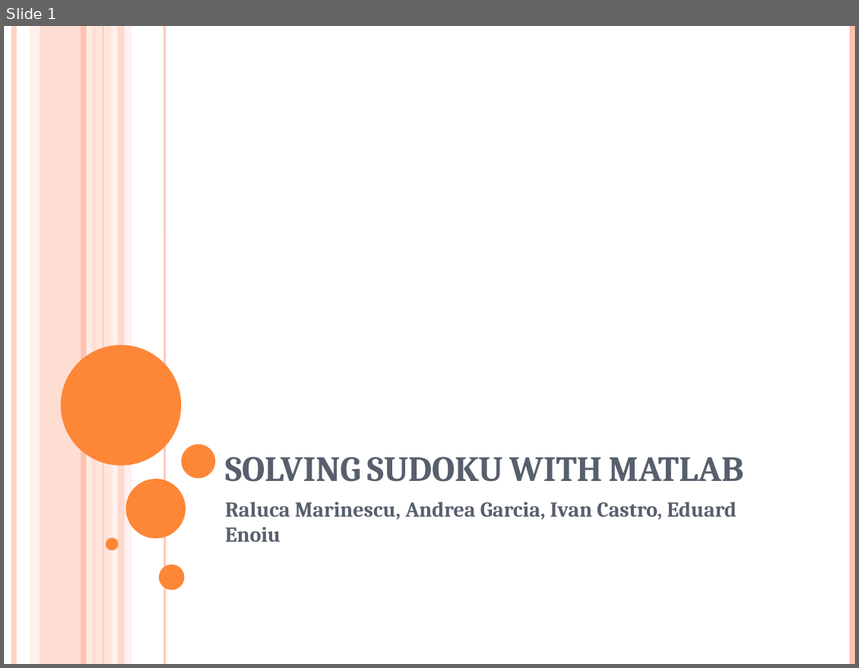
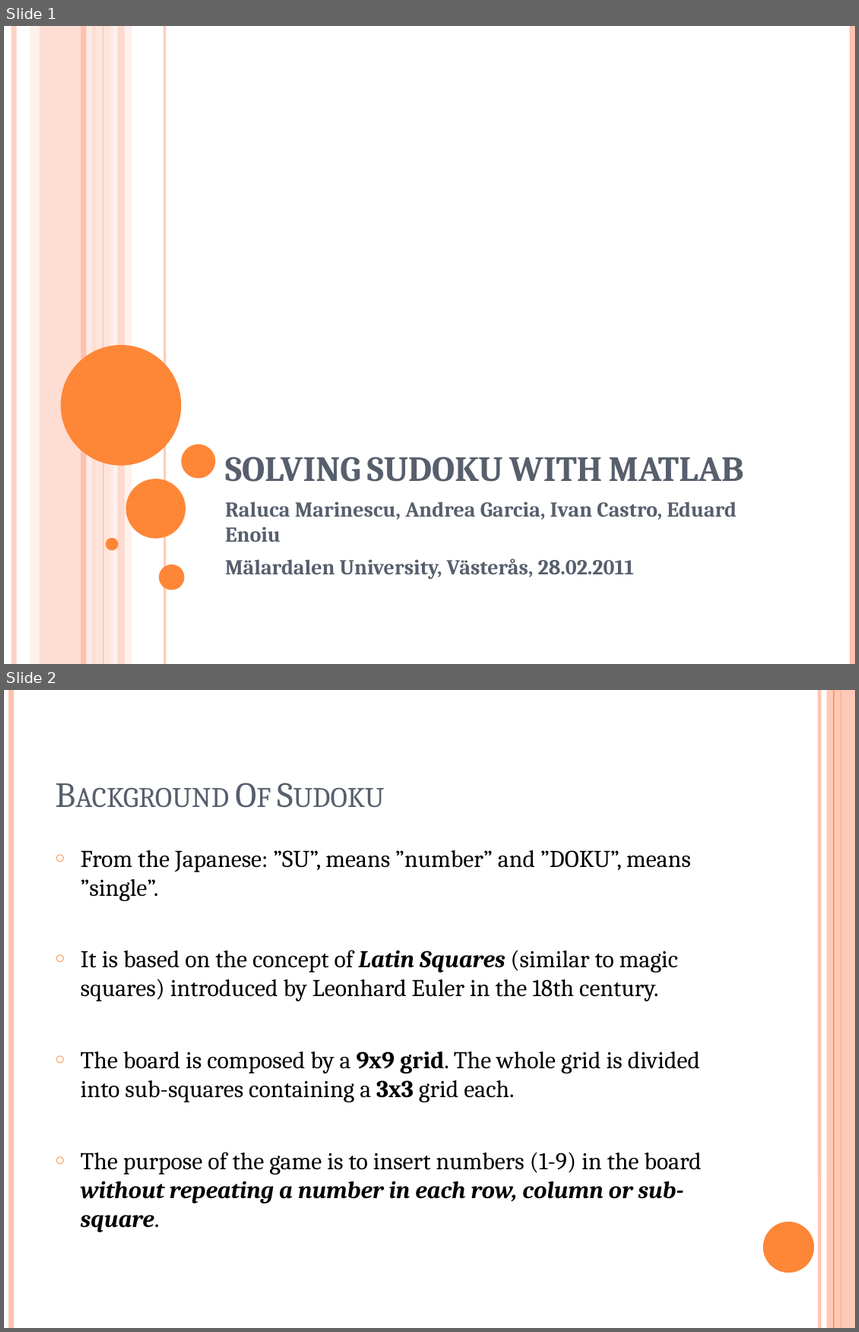
Before and after one commit to VivekVeeri/i-sudoku-matlab, a slide deck: doc/SOLVING SUDOKU WITH MATLAB.pptx. Shown one above the other, each under a label of ours: slide 1 before the commit, slides 1 and 2 after it. The pictures are 859x668 and 859x1332 pixels, drawn with LibreOffice and Linux fonts; fonts in the diff are those of the drawing. Boxes give left, top, right and bottom in pixels: in the first picture for what was removed or moved away, otherwise in the second. Text is boxed around its words. In the diff, an @@ line names an element or a change of style, - is before the commit and + after.

```diff
--- a/doc/SOLVING SUDOKU WITH MATLAB.pptx
+++ b/doc/SOLVING SUDOKU WITH MATLAB.pptx
@@ slide 2 added at (4,690,855,1328), background #FFFFFF @@
@@ line added from (11, 690) to (11, 1328), #FEC3AE 4.5 pt @@
@@ line added from (819, 690) to (819, 1328), #FEC3AE 3 pt @@
@@ rectangle added at (827,690,855,1328), fill #FEC3AE at 87% opacity @@
@@ line added from (834, 690) to (834, 1328), #FE8637 0.75 pt @@
@@ line added from (841, 690) to (841, 1328), #FE8637 1.5 pt @@
@@ text added at (81,850,702,1233), 20.4 pt, text #000000 @@
+○ From the Japanese: ”SU”, means ”number” and ”DOKU”, means ”single”.
+○ It is based on the concept of Latin Squares (similar to magic squares) introduced by Leonhard Euler in the 18th century.
+○ The board is composed by a 9x9 grid. The whole grid is divided into sub-squares containing a 3x3 grid each.
+○ The purpose of the game is to insert numbers (1-9) in the board without repeating a number in each row, column or sub-square.
@@ title added at (335,950,354,968), 30 pt, text #575F6D, small capitals @@
+Background Of Sudoku
@@ ellipse added at (763,1222,814,1273), fill #FE8637 @@
@@ slide 1 changed as well @@
@@ subtitle at (225,559,635,579): paragraph added @@
+Mälardalen University, Västerås, 28.02.2011
```
Also in this commit, not shown: 1 other slide changed, 18 other slides added, 1 other file.
